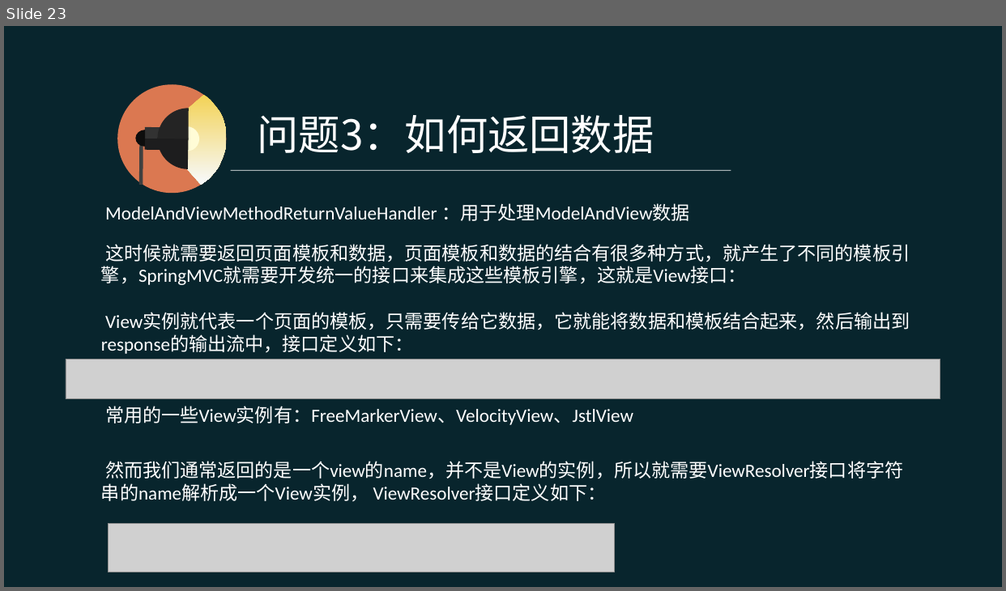
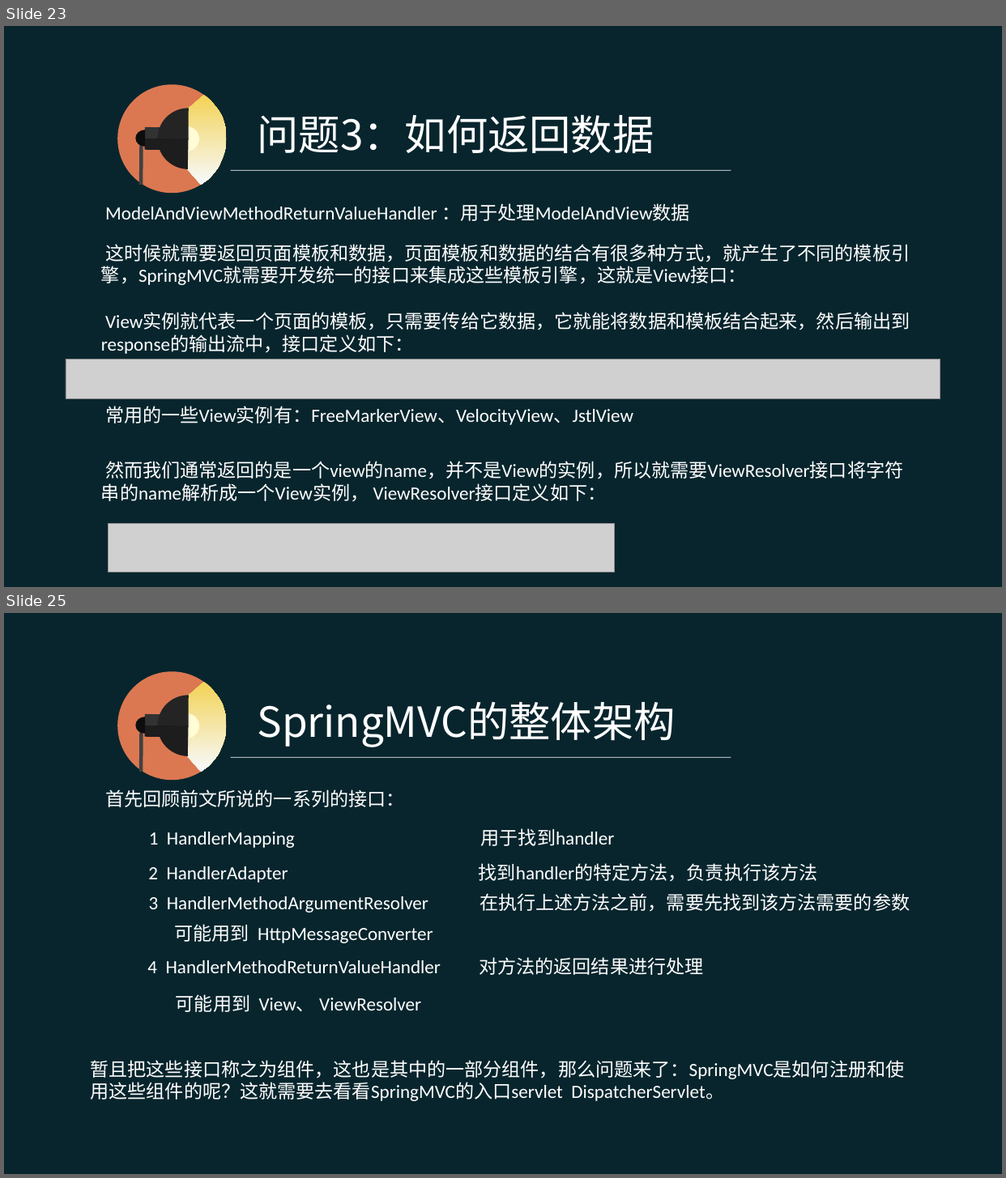
Before and after one commit to pingpangkuangmo/blog, a slide deck: 2015-4/SpringMVC的设计分享.ppt. Shown one above the other, each under a label of ours: slide 23 before the commit, slides 23 and 25 after it; the slides between them are not shown. The pictures are 1006x591 and 1006x1178 pixels, drawn with LibreOffice and Linux fonts; fonts in the diff are those of the drawing; grey boxes stand for pictures. Boxes give left, top, right and bottom in pixels: in the first picture for what was removed or moved away, otherwise in the second. Text is boxed around its words. In the diff, an @@ line names an element or a change of style, - is before the commit and + after.

Commit message:
SpringMVC ppt进行中

```diff
--- a/2015-4/SpringMVC的设计分享.ppt
+++ b/2015-4/SpringMVC的设计分享.ppt
@@ slide 25 added at (x1=4, y1=613, x2=1002, y2=1174), background #08252D @@
@@ text added at (x1=258, y1=702, x2=675, y2=747), 40 pt, text #FFFFFF @@
+SpringMVC的整体架构
@@ group added at (x1=117, y1=671, x2=227, y2=781): 5 freeform shapes, 2 rectangles, 1 ellipse, 1 line @@
@@ line added from (231, 757) to (731, 757), #FFFFFF 0.51 pt @@
@@ text added at (x1=105, y1=790, x2=405, y2=807), 18 pt, text #FFFFFF @@
+首先回顾前文所说的一系列的接口：
@@ text added at (x1=149, y1=828, x2=615, y2=848), 18 pt, text #FFFFFF @@
+1 HandlerMapping 用于找到handler
@@ text added at (x1=148, y1=863, x2=818, y2=883), 18 pt, text #FFFFFF @@
+2 HandlerAdapter 找到handler的特定方法，负责执行该方法
@@ text added at (x1=149, y1=893, x2=910, y2=913), 18 pt, text #FFFFFF @@
+3 HandlerMethodArgumentResolver 在执行上述方法之前，需要先找到该方法需要的参数
@@ text added at (x1=174, y1=924, x2=433, y2=943), 18 pt, text #FFFFFF @@
+可能用到 HttpMessageConverter
@@ text added at (x1=147, y1=957, x2=703, y2=975), 18 pt, text #FFFFFF @@
+4 HandlerMethodReturnValueHandler 对方法的返回结果进行处理
@@ text added at (x1=176, y1=995, x2=421, y2=1012), 18 pt, text #FFFFFF @@
+可能用到 View、 ViewResolver
@@ text added at (x1=91, y1=1060, x2=905, y2=1101), 18 pt, text #FFFFFF @@
+暂且把这些接口称之为组件，这也是其中的一部分组件，那么问题来了：SpringMVC是如何注册和使用这些组件的呢？这就需要去看看SpringMVC的入口servlet DispatcherServlet。
```
Also in this commit, not shown: 22 other slides changed, 2 other slides added.
